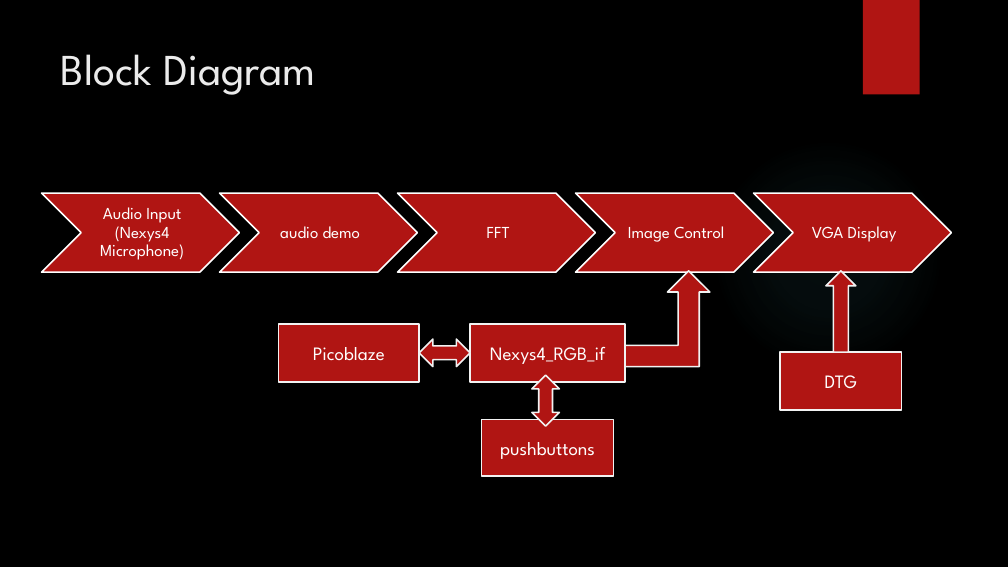
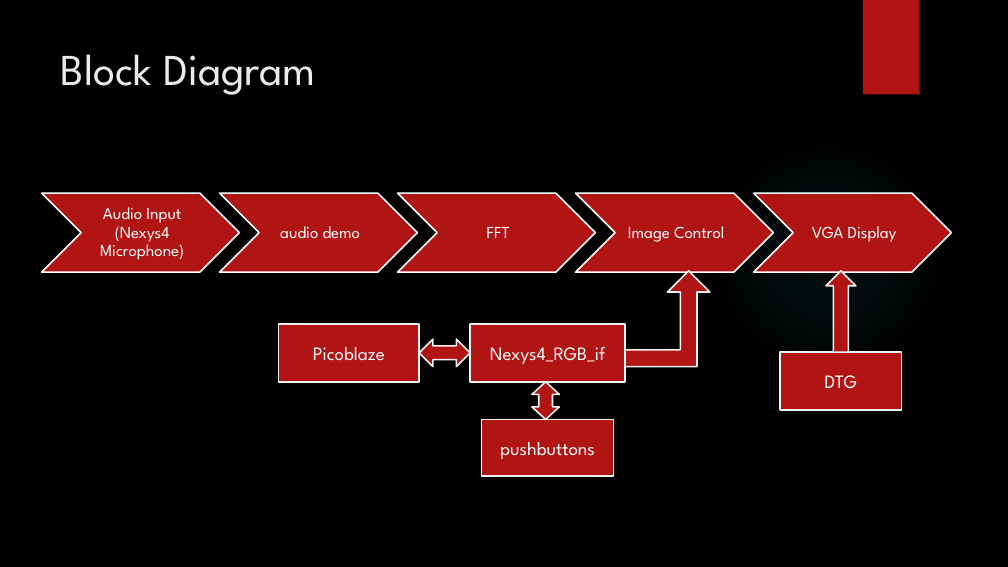
Before and after one commit to rsi7/ECE_540_finalproject, a slide deck: slide 2 of docs/ECE 540 - Final Project Presentation.pptx. Drawn at 1008x567 pixels with LibreOffice and Linux fonts; fonts in the diff are those of the drawing; background and template pictures are left out. Boxes give left, top, right and bottom in pixels: in the first picture for what was removed or moved away, otherwise in the second. Text is boxed around its words. In the diff, an @@ line names an element or a change of style, - is before the commit and + after.

```diff
--- a/docs/ECE 540 - Final Project Presentation.pptx
+++ b/docs/ECE 540 - Final Project Presentation.pptx
@@ bent up arrow at (625, 271, 710, 367): proportions changed @@
@@ left right arrow at (532, 382, 560, 420): proportions changed @@
@@ left right arrow: place and size @@
-left right arrow at (532, 375, 559, 426)
+left right arrow at (532, 382, 560, 420)
```
Also in this commit, not shown: 6 other slides changed.
